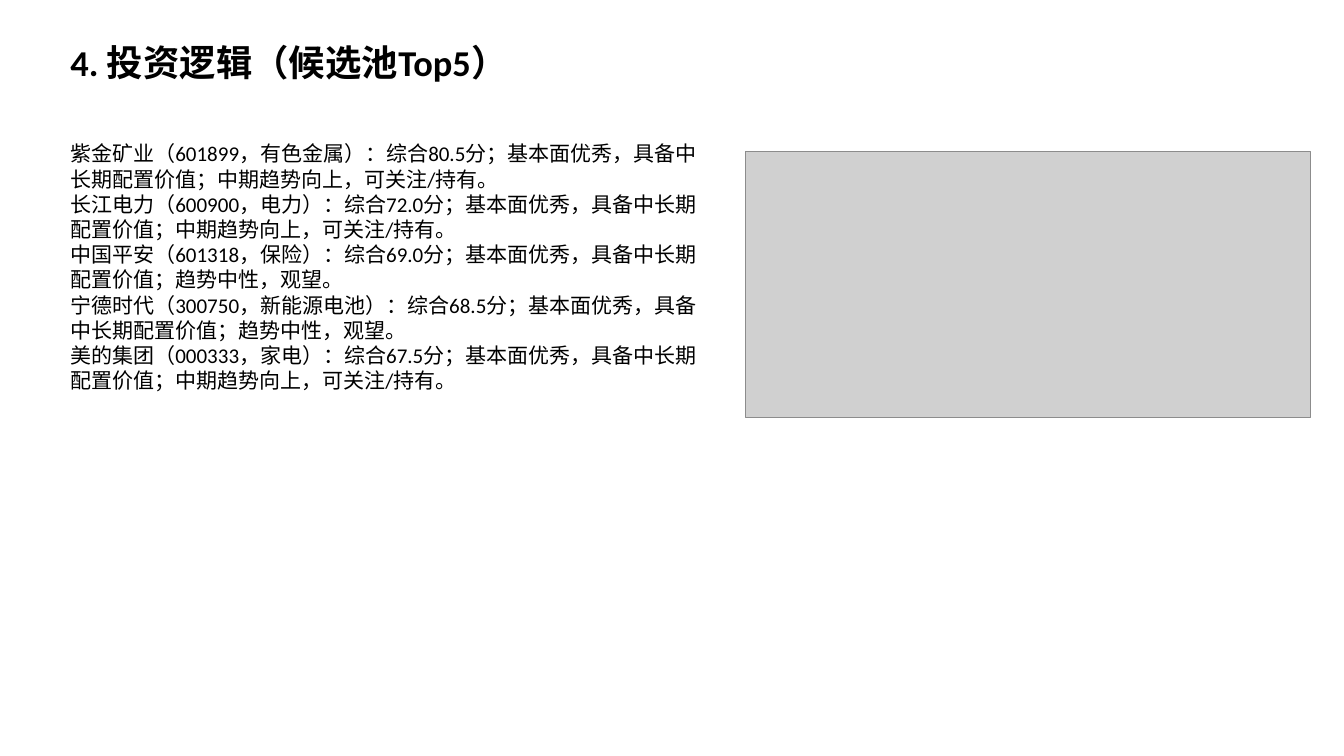
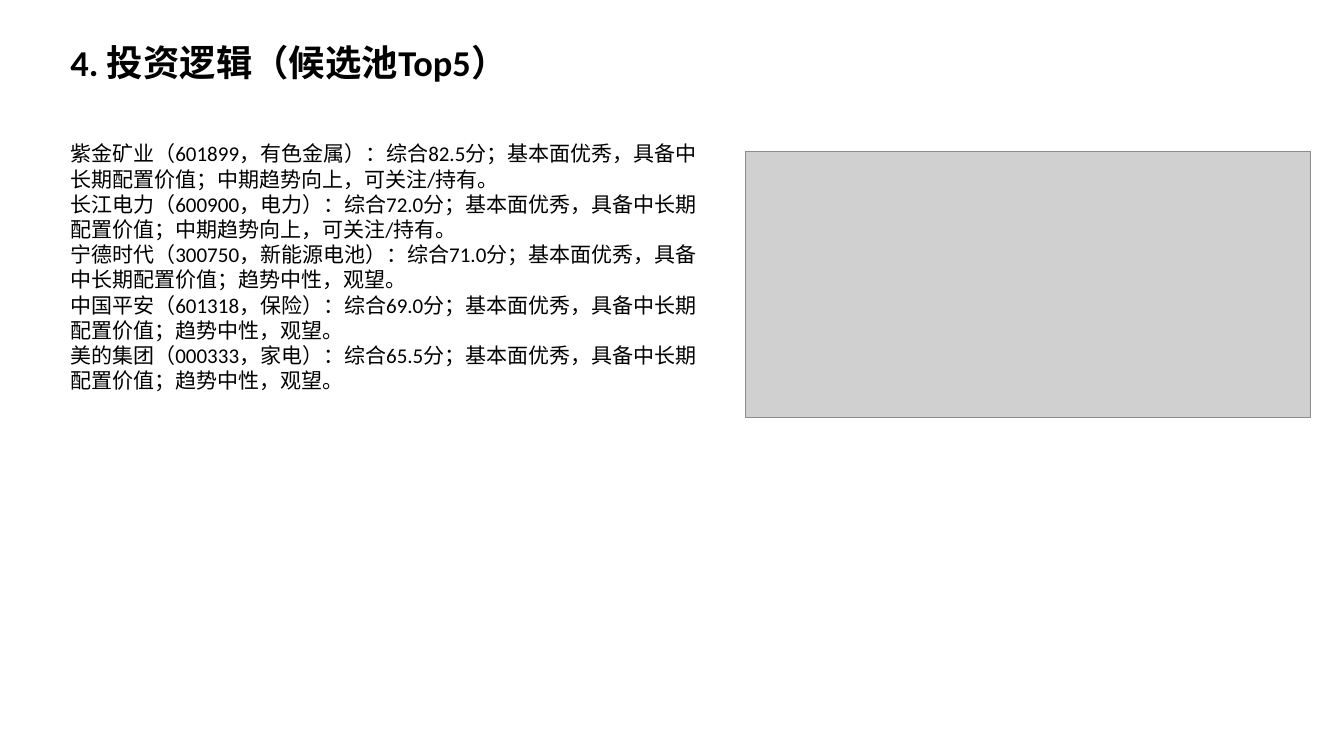
Before and after one commit to Albertdev12/pbl-workflow, a slide deck: slide 5 of outputs/12_中期路演.pptx. Drawn at 1344x756 pixels with LibreOffice and Linux fonts; fonts in the diff are those of the drawing; grey boxes stand for pictures. Boxes give left, top, right and bottom in pixels: in the first picture for what was removed or moved away, otherwise in the second. Text is boxed around its words. In the diff, an @@ line names an element or a change of style, - is before the commit and + after.

```diff
--- a/outputs/12_中期路演.pptx
+++ b/outputs/12_中期路演.pptx
@@ text at <box>70,143,696,190</box>: text changed @@
-紫金矿业（601899，有色金属）：综合80.5分；基本面优秀，具备中长期配置价值；中期趋势向上，可关注/持有。
+紫金矿业（601899，有色金属）：综合82.5分；基本面优秀，具备中长期配置价值；中期趋势向上，可关注/持有。
@@ text at <box>70,244,696,290</box>: paragraph added @@
+宁德时代（300750，新能源电池）：综合71.0分；基本面优秀，具备中长期配置价值；趋势中性，观望。
@@ text at <box>70,345,696,391</box>: text changed @@
-宁德时代（300750，新能源电池）：综合68.5分；基本面优秀，具备中长期配置价值；趋势中性，观望。
-美的集团（000333，家电）：综合67.5分；基本面优秀，具备中长期配置价值；中期趋势向上，可关注/持有。
+美的集团（000333，家电）：综合65.5分；基本面优秀，具备中长期配置价值；趋势中性，观望。
```
Also in this commit, not shown: 41 other files.
